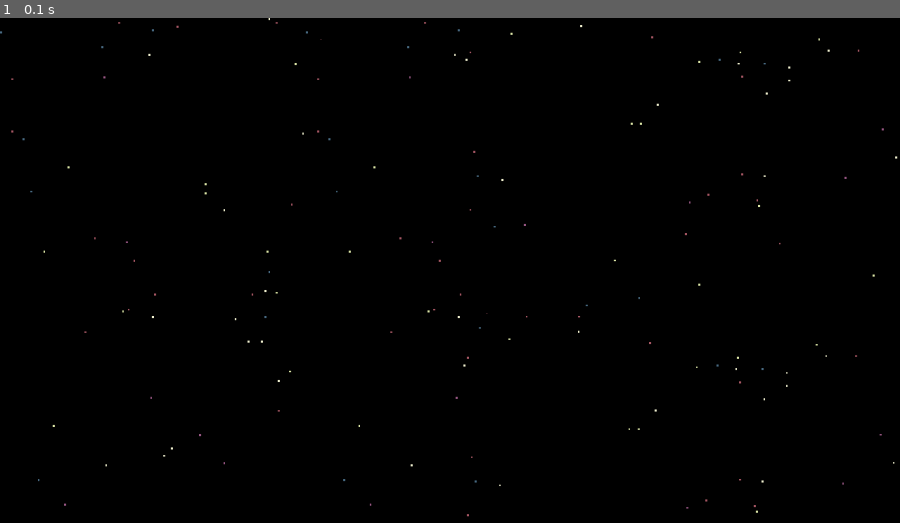
Above: before the commit, frame 1.
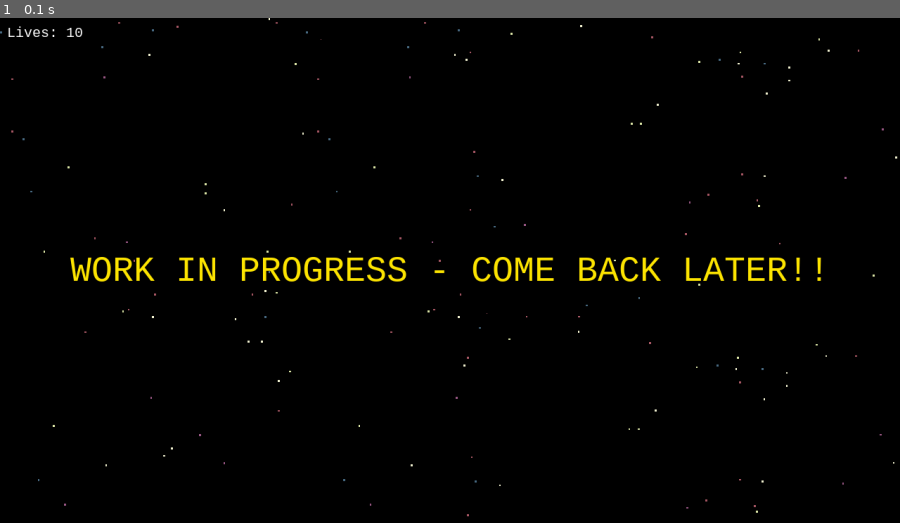
Above: after the commit, the same moment.

Repository: victor-schumann/Pygames
Game: pygame game, started from space_invaders/main.py
The game is run twice, just before and just after one commit, with the same random seed, the same clock (stepped at 60 frames per second) and the same inputs.
Inputs:
- Up to frame 1 (0.1 s): no input

The runs differ from the first frame. In frame 1, 1.5% of the frame differs, in the area x 0-92%, y 1-53%.

Commit message:
Clean code & Update assets

Diff:
--- a/space_invaders/main.py
+++ b/space_invaders/main.py
@@ -1,8 +1,29 @@
-from time import time
 import pygame
 import os
 import time
 import random
+
+# Inits
+pygame.font.init() # In pygame, it's necessary to initialize a few things before we can run the code.
+
+# Scrolling Class
+class Space(pygame.sprite.Sprite):
+    def __init__(self, num):
+        pygame.sprite.Sprite.__init__(self)
+        self.rect.top = num * 600
+        self.image, self.rect = load_image("space.png", 10)
+        self.dx = -5
+        self.reset()
+
+    def update(self):
+        self.rect.top += self.dx
+        if self.rect.top <= -1200:
+            self.reset()
+
+    def reset(self):
+        self.rect.top = 600
+
+
 
 # Screen Config
 WIDTH, HEIGHT = 1280, 720
@@ -45,9 +66,21 @@
     run = True
     FPS = 60
     clock = pygame.time.Clock() # Associated with `clock.tick(FPS)`, this makes sure our game stays consistent independently of the device you're running the game.
+    level = 1
+    lives = 10
+    main_font = pygame.font.SysFont("couriernew", 20)
+    title_font = pygame.font.SysFont("couriernew", 50)
 
     def redraw_window(): # Manages game rendering
-        WIN.blit(BG, (0,0))
+        WIN.blit(BG, (0,0)) # Draws the background
+        # x_text initializes our text variables
+        lives_text = main_font.render(f"Lives: {lives}", 1, (255, 255, 255))
+        level_text = title_font.render(f"WORK IN PROGRESS - COME BACK LATER!!", 1, (255, 230, 0))
+        # Friendly reminder to add ": {level}", 1," instead of "!!"
+
+        WIN.blit(lives_text, (10, 10))
+        WIN.blit(level_text, level_text.get_rect(center = WIN.get_rect().center))
+
         pygame.display.update()
 
     while run:
@@ -55,7 +88,7 @@
         redraw_window()
 
         for event in pygame.event.get():
-            if event.type ==pygame.QUIT: # This makes sure our game quits when intended. Nobody wants to get stuck in an infinite loop.
+            if event.type ==pygame.QUIT: # This makes sure our game quits when intended. Nobody wants to bargain with Dormamu.
                 run = False
 
 main ()
Not shown, added: space_invaders/assets/space_calming_song.m4a
Not shown, added: space_invaders/assets/space_guilty_gear_thrill_ost.m4a
